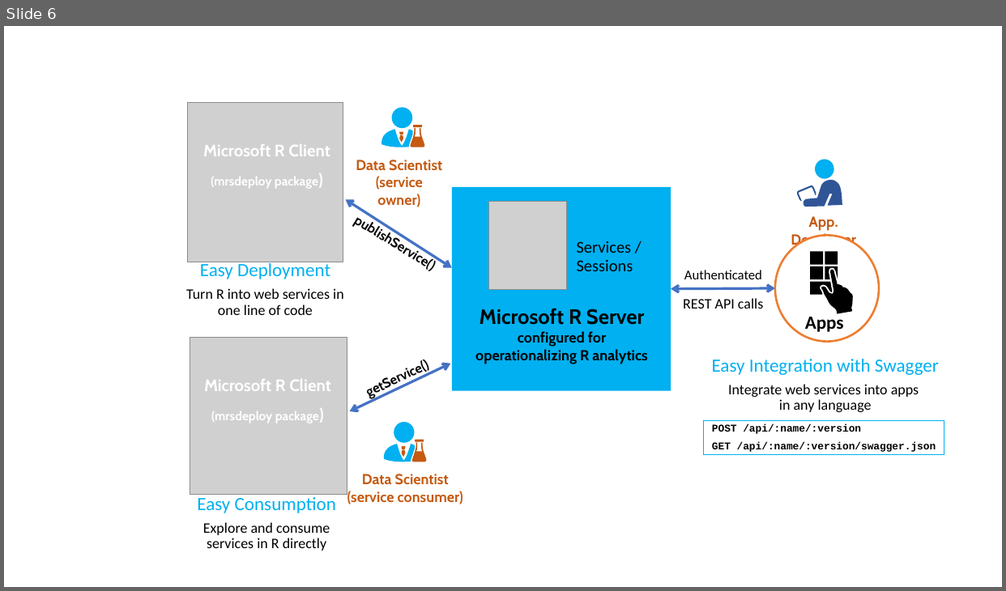
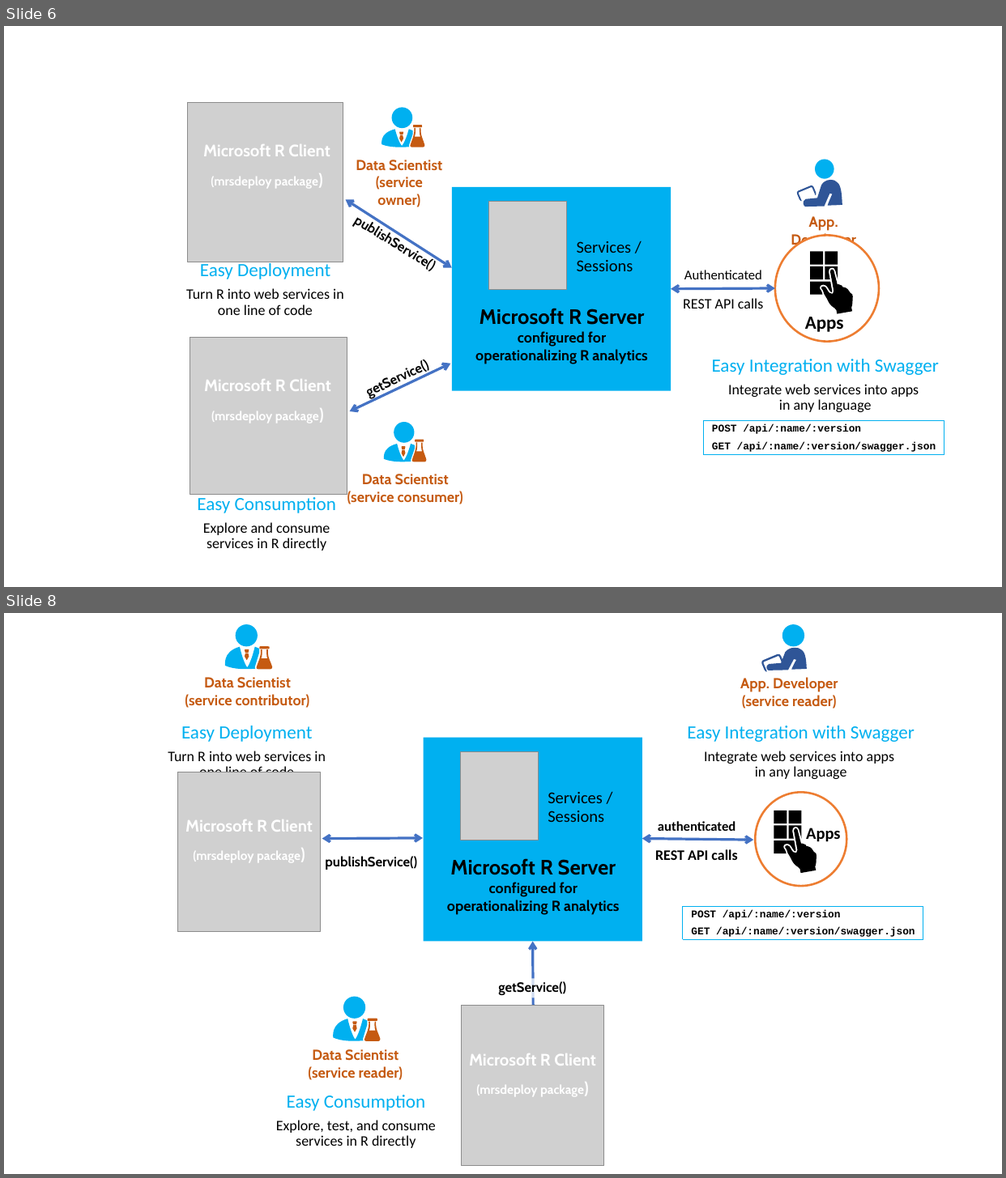
Before and after one commit to MicrosoftDocs/machine-learning-server-docs, a slide deck: microsoft-r/media/o16n/about-o16n.pptx. Shown one above the other, each under a label of ours: slide 6 before the commit, slides 6 and 8 after it; the slides between them are not shown. The pictures are 1006x591 and 1006x1178 pixels, drawn with LibreOffice and Linux fonts; fonts in the diff are those of the drawing; grey boxes stand for pictures. Boxes give left, top, right and bottom in pixels: in the first picture for what was removed or moved away, otherwise in the second. Text is boxed around its words. In the diff, an @@ line names an element or a change of style, - is before the commit and + after.

```diff
--- a/microsoft-r/media/o16n/about-o16n.pptx
+++ b/microsoft-r/media/o16n/about-o16n.pptx
@@ slide 8 added at box(4, 613, 1002, 1174), background #FFFFFF @@
@@ group added at box(185, 624, 310, 708): 4 freeform shapes, 1 text, 1 rounded rectangle, 1 ellipse @@
+Data Scientist
+(service contributor)
@@ group added at box(740, 624, 838, 709): 2 freeform shapes, 1 text, 1 ellipse @@
+App. Developer
+(service reader)
@@ text added at box(168, 726, 326, 773), 14 pt, text #000000 @@
+Easy Deployment
+Turn R into web services in one line of code
@@ text added at box(687, 726, 914, 779), 14 pt, text #000000 @@
+Easy Integration with Swagger
+Integrate web services into apps
+in any language
@@ picture added at box(177, 772, 321, 932) @@
@@ group added at box(424, 737, 642, 942): 2 texts, 1 rectangle, 1 picture @@
+Microsoft R Server
+configured for
+operationalizing R analytics
+Services / Sessions
@@ ellipse added at box(756, 793, 847, 886), fill #FFFFFF, outline #ED7D31 2 pt @@
@@ text added at box(185, 820, 313, 862), 16 pt, text #FFFFFF, bold @@
+Microsoft R Client
+(mrsdeploy package)
@@ text added at box(658, 821, 736, 831), 13 pt, text #000000, bold @@
+authenticated
@@ freeform shape added at box(774, 811, 817, 873), fill #000000 @@
@@ text added at box(806, 828, 840, 842), 16 pt, text #000000, bold @@
+Apps
@@ double arrow added from (322, 838) to (423, 838), #4472C4 2.5 pt @@
@@ double arrow added from (642, 838) to (753, 840), #4472C4 2.5 pt @@
@@ text added at box(655, 850, 737, 860), 14 pt, text #000000, bold @@
+REST API calls
@@ text added at box(325, 856, 417, 870), 13 pt, text #000000, bold @@
+publishService()
@@ rectangle added at box(683, 906, 923, 940), outline #00B0F0 0.75 pt dashed, 10 pt, text #000000, bold @@
+POST /api/:name/:version
+GET /api/:name/:version/swagger.json
@@ double arrow added from (533, 1029) to (533, 942), #4472C4 2.5 pt @@
@@ group added at box(308, 997, 403, 1080): 4 freeform shapes, 1 text, 1 rounded rectangle, 1 ellipse @@
+Data Scientist
+(service reader)
@@ text added at box(498, 981, 566, 995), 13 pt, text #000000, bold @@
+getService()
@@ picture added at box(461, 1006, 603, 1166) @@
@@ text added at box(469, 1054, 596, 1097), 16 pt, text #FFFFFF, bold @@
+Microsoft R Client
+(mrsdeploy package)
@@ text added at box(276, 1095, 436, 1148), 14 pt, text #000000 @@
+Easy Consumption
+Explore, test, and consume services in R directly
```
Also in this commit, not shown: 1 other slide added, 8 other files.
